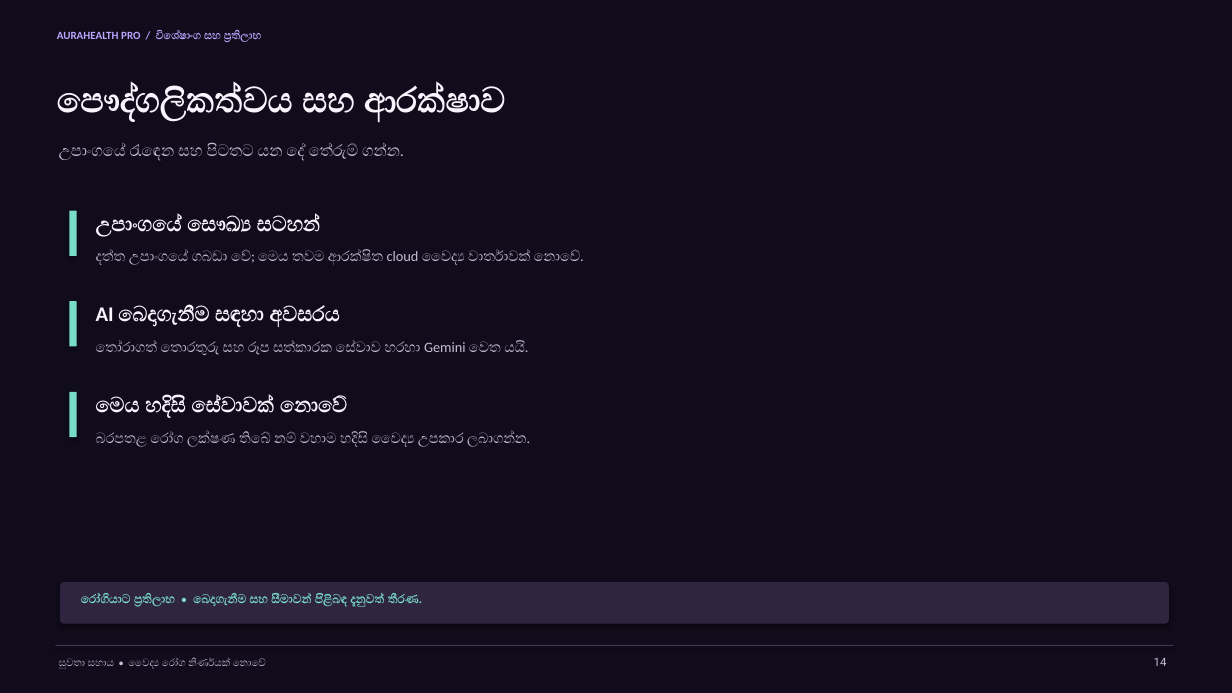
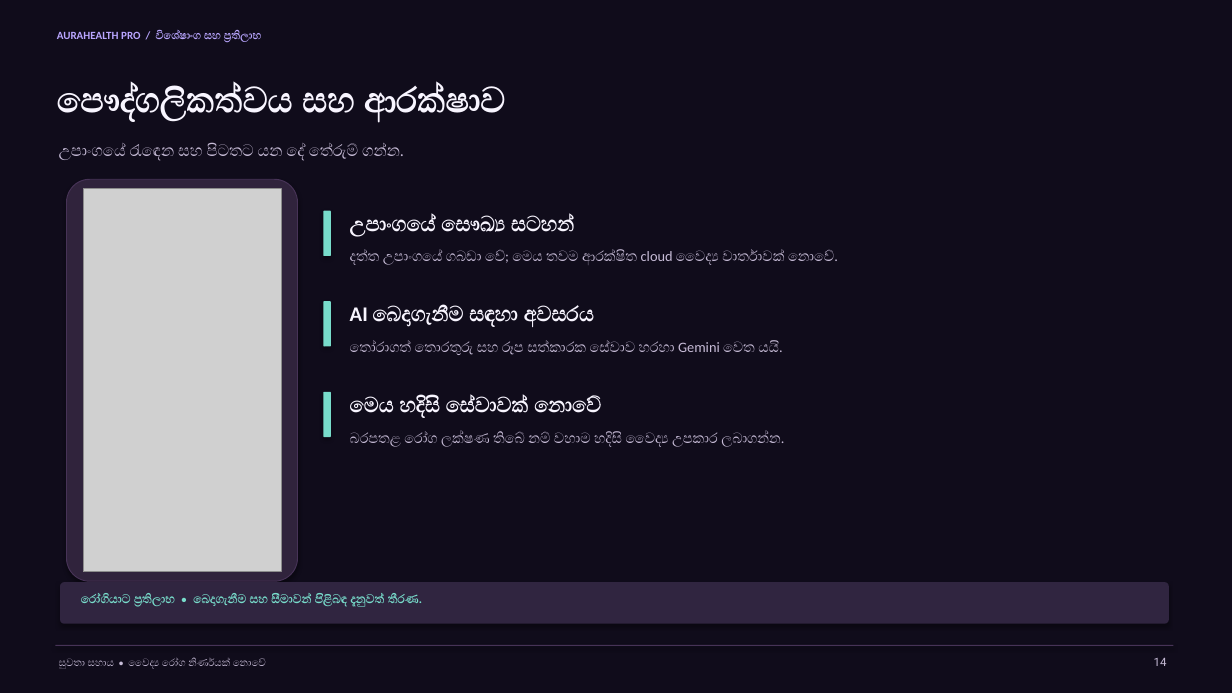
Before and after one commit to mrh995044-a11y/aura-helth-pro-complet, a slide deck: slide 14 of deliverables/AuraHealth-Pro-Features-and-Benefits-Sinhala-Animated.pptx. Drawn at 1232x693 pixels with LibreOffice and Linux fonts; fonts in the diff are those of the drawing; grey boxes stand for pictures. Boxes give left, top, right and bottom in pixels: in the first picture for what was removed or moved away, otherwise in the second. Text is boxed around its words. In the diff, an @@ line names an element or a change of style, - is before the commit and + after.

Commit message:
Update presentations with current app screenshots

```diff
--- a/deliverables/AuraHealth-Pro-Features-and-Benefits-Sinhala-Animated.pptx
+++ b/deliverables/AuraHealth-Pro-Features-and-Benefits-Sinhala-Animated.pptx
@@ rounded rectangle added at [67,179,298,581], fill #30233C, outline #473357 0.75 pt @@
@@ picture added at [83,189,281,572] @@
@@ text "උපාංගයේ සෞඛ්‍ය සටහන්": place and size @@
-text "උපාංගයේ සෞඛ්‍ය සටහන්" at [96,215,319,237]
+text "උපාංගයේ සෞඛ්‍ය සටහන්" at [350,215,573,237]
@@ text "දත්ත උපාංගයේ ගබඩා වේ; මෙය ...": place and size @@
-text "දත්ත උපාංගයේ ගබඩා වේ; මෙය ..." at [96,250,584,265]
+text "දත්ත උපාංගයේ ගබඩා වේ; මෙය ..." at [350,250,838,265]
@@ text "AI බෙදාගැනීම සඳහා අවසරය": place and size @@
-text "AI බෙදාගැනීම සඳහා අවසරය" at [96,305,340,327]
+text "AI බෙදාගැනීම සඳහා අවසරය" at [350,305,594,327]
@@ text "තෝරාගත් තොරතුරු සහ රූප සත්කාරක ...": place and size @@
-text "තෝරාගත් තොරතුරු සහ රූප සත්කාරක ..." at [96,341,528,355]
+text "තෝරාගත් තොරතුරු සහ රූප සත්කාරක ..." at [350,341,782,355]
@@ 3 rounded rectangles: place and size @@
-3 rounded rectangles at [69,211,77,437]
+3 rounded rectangles at [323,211,331,437]
@@ text "මෙය හදිසි සේවාවක් නොවේ": place and size @@
-text "මෙය හදිසි සේවාවක් නොවේ" at [96,396,347,418]
+text "මෙය හදිසි සේවාවක් නොවේ" at [350,396,601,418]
@@ text "බරපතළ රෝග ලක්ෂණ තිබේ නම් ...": place and size @@
-text "බරපතළ රෝග ලක්ෂණ තිබේ නම් ..." at [96,431,530,447]
+text "බරපතළ රෝග ලක්ෂණ තිබේ නම් ..." at [350,431,784,447]
```
Also in this commit, not shown: 9 other slides changed, 11 other files.
